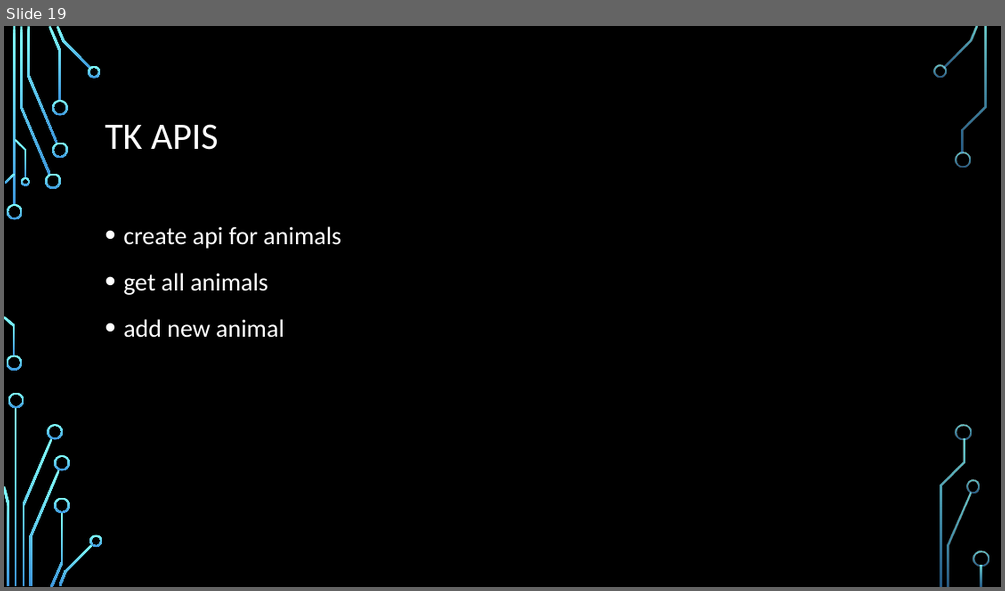
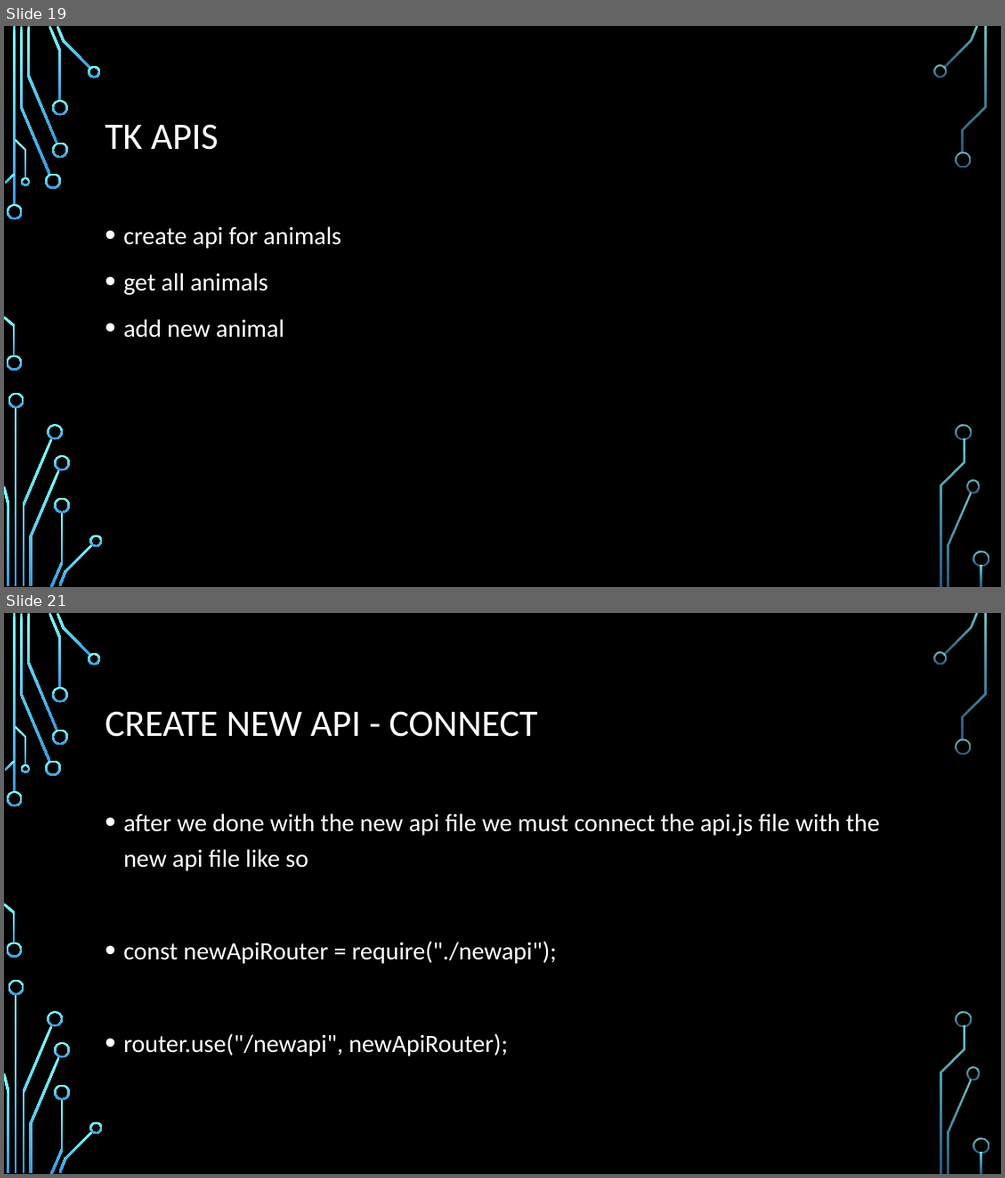
Before and after one commit to Rlss91/hu_morning_nodejs_W011121MR, a slide deck: docs/node js.pptx. Shown one above the other, each under a label of ours: slide 19 before the commit, slides 19 and 21 after it; the slides between them are not shown. The pictures are 1005x591 and 1005x1178 pixels, drawn with LibreOffice and Linux fonts; fonts in the diff are those of the drawing; background and template pictures are left out. Boxes give left, top, right and bottom in pixels: in the first picture for what was removed or moved away, otherwise in the second. Text is boxed around its words. In the diff, an @@ line names an element or a change of style, - is before the commit and + after.

```diff
--- a/docs/node js.pptx
+++ b/docs/node js.pptx
@@ slide 21 added at [4,613,1001,1174], background picture (left out); not listed: 36 template elements that a slide beside it also shows @@
@@ title added at [105,711,538,737], 36 pt, text #FFFFFF @@
+CREATE NEW API - CONNECT
@@ text added at [123,813,880,1056], 24 pt, text #FFFFFF @@
+• after we done with the new api file we must connect the api.js file with the new api file like so
+• const newApiRouter = require("./newapi");
+• router.use("/newapi", newApiRouter);
```
Also in this commit, not shown: 1 other slide added.
